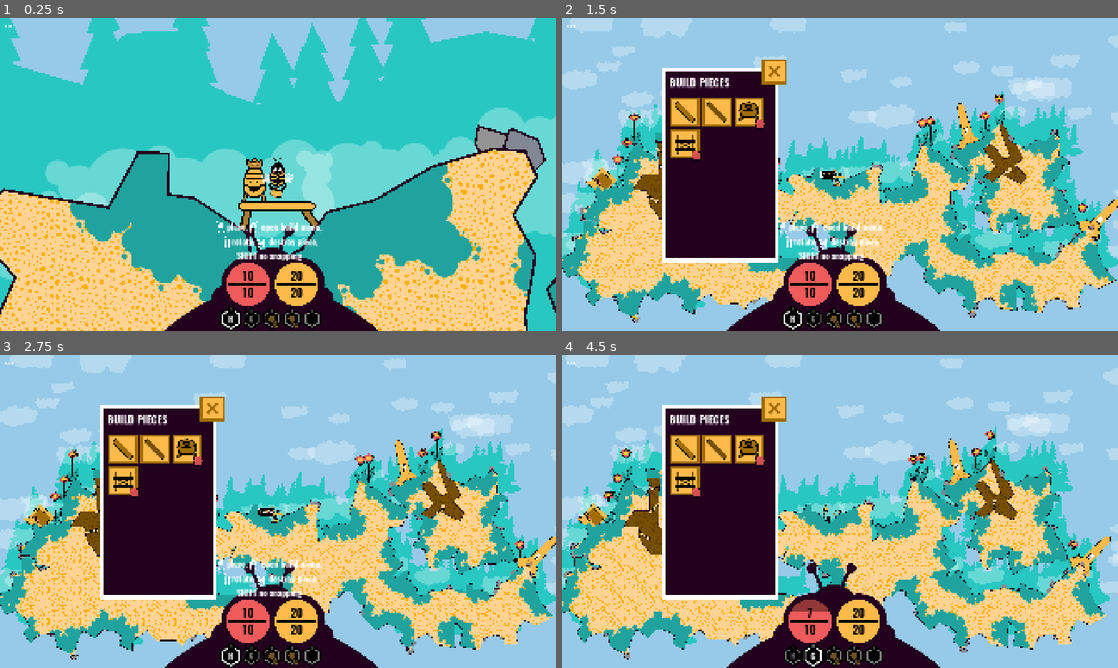
Above: before the commit, frames 1-4 (two rows, left to right).
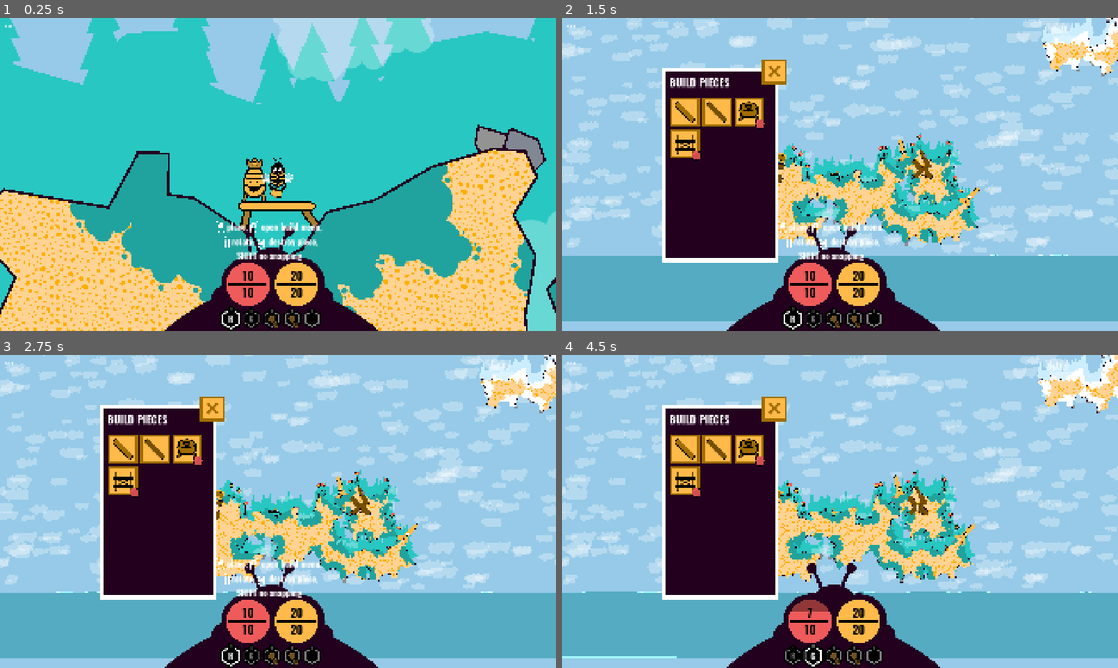
Above: after the commit, the same moments.

Repository: anttihaavikko/slumgum-waggle-dance
Game: Godot game, scene res://Scenes/main.tscn
Same seed, same stepped clock (60 frames per second), same inputs: the game is played once before the commit and once after it.
Inputs (mouse positions are in pixels of both pictures, inside the frame that each line leads up to):
- Up to frame 1 (0.25 s): no input
- Up to frame 2 (1.5 s): tap Enter at 0.5 s; move the mouse to (617, 49) at 0.52 s; hold D (right) 0.53-1.28 s; tap Z at 0.6 s; click (617, 49) at 0.67 s; move the mouse to (728, 190) at 1.27 s; hold S (brake) from 1.28 s (still down); right-click (728, 190) at 1.35 s
- Up to frame 3 (2.75 s): tap Z at 1.55, 2.3 s; move the mouse to (333, 442) at 2.02 s; release S (brake) at 2.03 s; hold D (right) from 2.03 s (still down); click (333, 442) at 2.1 s
- Up to frame 4 (4.5 s): move the mouse to (812, 574) at 2.77 s; release D (right) at 2.78 s; hold W (accelerate) 2.78-3.53 s; tap Shift (shift) at 2.85 s; click (812, 574) at 2.92 s; tap Z at 3.05, 3.8 s; move the mouse to (1006, 558) at 3.52 s; hold A (left) from 3.53 s (still down); tap 1 (slot_1) at 3.6 s; move the mouse to (673, 464) at 4.27 s; tap 2 (slot_2) at 4.35 s

The runs differ from the first frame. In frame 1, 17% of the frame differs, in the area x 0-100%, y 0-100%; in frame 2, 52%; in frame 3, 52%; in frame 4, 53%, in the area x 0-100%, y 0-98%.

Commit message:
Fix flower spawning on other islands

Diff:
--- a/Scenes/main.tscn
+++ b/Scenes/main.tscn
@@ -637,7 +637,7 @@
 
 [node name="Clouds" type="Node2D" parent="." unique_id=1368952648]
 z_index = -10
-position = Vector2(-14720, -14848)
+position = Vector2(-14720, -9747)
 script = ExtResource("9_gsvbx")
 amount = 600
 width = 80000
--- a/Scripts/bee.gd
+++ b/Scripts/bee.gd
@@ -153,7 +153,7 @@
 	if event is InputEventKey:
 		if event.pressed and event.keycode == KEY_Z:
 			zoomed = not zoomed
-			var z = 0.05 if zoomed else 0.3
+			var z = 0.025 if zoomed else 0.3
 			cam.zoom = Vector2.ONE * z
 
 func _process(delta) -> void:
--- a/Scripts/island.gd
+++ b/Scripts/island.gd
@@ -41,7 +41,7 @@
 	for d in dungeons: d.hide()
 
 func generate():
-	var shape = get_shape(0)
+	var shape = get_shape(0, Vector2.ZERO, not starter)
 	shape = append(shape, Vector2(0, 4000))
 	for i in pieces:
 		shape = append(shape, Vector2(-gap * (i + 1), 0))
@@ -145,7 +145,7 @@
 		return create_dungeon(try + 1)
 
 func get_ground_pos(pos: float) -> Vector2:
-	ray.global_position = Vector2(pos, -5000)
+	ray.global_position = Vector2(pos, global_position.y - 5000)
 	ray.force_raycast_update()
 	return ray.get_collision_point() if ray.is_colliding() else Vector2.ZERO
 
@@ -182,7 +182,7 @@
 	var spot := Vector2.ZERO
 	for i in 10:
 		# print("try ", i)
-		spot = Vector2(global_position.x + pos + randf_range(-1000, 1000), -5000)
+		spot = Vector2(global_position.x + pos + randf_range(-1000, 1000), global_position.y - 5000)
 		ray.global_position = spot
 		ray.force_raycast_update()
 		if ray.is_colliding() and is_level(pos, 500): break
@@ -198,22 +198,22 @@
 		spawn_hut(pos + randf_range(-500, 500), tries + 1)
 
 func is_level(pos: float, distance: float) -> bool:
-	ray.global_position = Vector2(global_position.x + pos - distance, -5000)
+	ray.global_position = Vector2(global_position.x + pos - distance, global_position.y - 5000)
 	ray.force_raycast_update()
 	if not ray.is_colliding(): return false
 	var left = ray.get_collision_point()
-	ray.global_position = Vector2(global_position.x + pos + distance, -5000)
+	ray.global_position = Vector2(global_position.x + pos + distance, global_position.y - 5000)
 	ray.force_raycast_update()
 	if not ray.is_colliding(): return false
 	var right = ray.get_collision_point()
 	return left.distance_to(right) < 2.75 * distance
 
 func spawn_flower(pos: float):
-	ray.global_position = Vector2(global_position.x + pos, -5000)
+	ray.global_position = Vector2(global_position.x + pos, global_position.y - 5000)
 	ray.force_raycast_update()
 	if ray.is_colliding():
 		var p = ray.get_collision_point()
-		if not Geometry2D.is_point_in_polygon(p + Vector2.DOWN * 200, poly.polygon): return
+		# if not Geometry2D.is_point_in_polygon(p + Vector2.DOWN * 200, poly.polygon): return
 		var flower = flower_prefab.instantiate() as Flower
 		add_child(flower)
 		flower.global_position = p
Not shown, changed: Misc/art.afdesign~lock~
